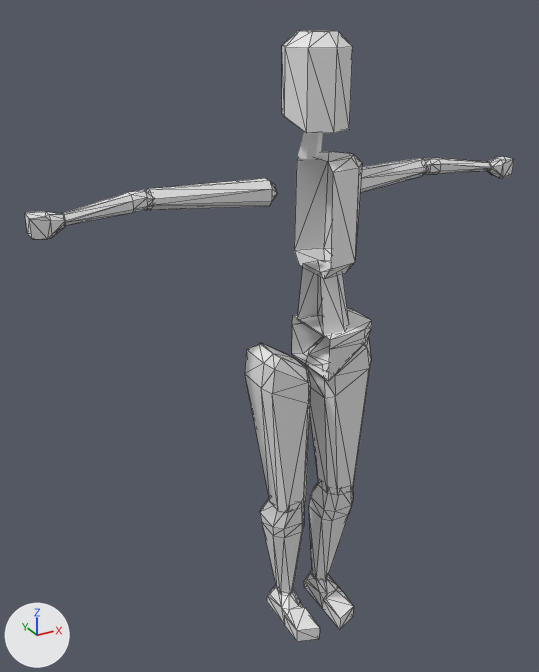
An edit to the glTF model template_psx_charter_2.0_godot_example/template_psx_charter.glb, drawn before and after from the same camera.
Before and after are seen from a 50 mm lens placed at (-1.18, -1.875, 2.08), pointed at (-0.108, 0.075, 1.105). Lighting does not change. The marker at lower left points along +X, +Y and +Z. Mesh edges are drawn as thin lines on the coarser meshes. Vertices at the same position are counted once.
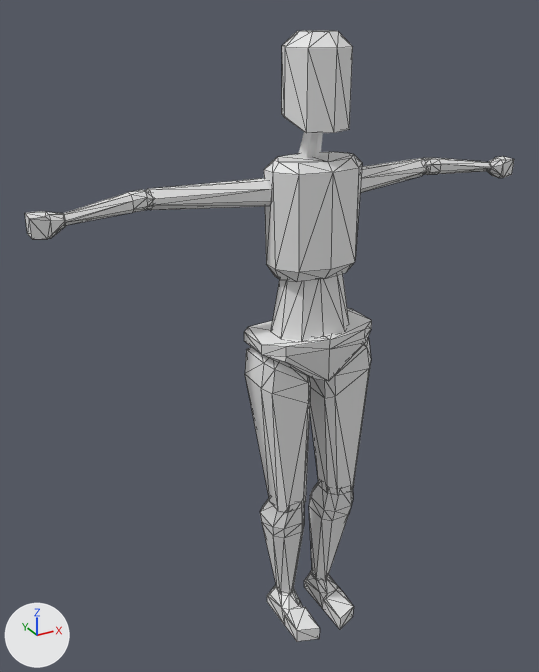
What changed in the scene script:
```text
Change me_cube_007:
    used by ob_cube_005; location = (0.0, 0.0, 1.529)
    remove me_cube_007.from_pydata(...)  # 24 vertices, 38 faces; spans x 0.0..0.153, y -0.107..0.107, z -0.2..0.151
    add me_cube_007.from_pydata(...)  # 40 vertices, 76 faces; spans x -0.153..0.153, y -0.107..0.107, z -0.2..0.151
    me_cube_007 part 1
    16 vertices are added at x -0.153..-0.088, y -0.088..0.088, z -0.2..0.151
    38 new faces join them
Change me_cube_005:
    used by ob_cube_003; location = (0.0, 0.0, 1.339)
    remove me_cube_005.from_pydata(...)  # 12 vertices, 18 faces; spans x 0.0..0.127, y -0.08..0.08, z -0.2..0.004
    add me_cube_005.from_pydata(...)  # 20 vertices, 36 faces; spans x -0.127..0.127, y -0.08..0.08, z -0.2..0.004
    me_cube_005 part 2
    8 vertices are added at x -0.127..-0.057, y -0.08..0.08, z -0.2..0.004
    18 new faces join them
Change me_cube_006:
    used by ob_cube_004; location = (0.0, 0.0, 1.0)
    remove me_cube_006.from_pydata(...)  # 18 vertices, 28 faces; spans x 0.0..0.204, y -0.118..0.112, z 0.001..0.143
    add me_cube_006.from_pydata(...)  # 30 vertices, 56 faces; spans x -0.204..0.204, y -0.118..0.112, z 0.001..0.143
    me_cube_006 part 3
    12 vertices are added at x -0.204..-0.034, y -0.099..0.094, z 0.001..0.143
    28 new faces join them
```

Changed parts and their boxes [x1, y1, x2, y2] in the pictures (539 x 672 px):
'Cube.005', reshaped (43% wider)
    before: [294, 152, 362, 279]
    after: [264, 152, 362, 282]
'Cube.004', reshaped (59% wider)
    before: [292, 308, 372, 381]
    after: [244, 308, 372, 381]
'Cube.003', reshaped
    before: [298, 260, 349, 337]
    after: [271, 274, 349, 340]
part 1 of me_cube_007, added
    after: [264, 154, 333, 282]
part 2 of me_cube_005, added
    after: [271, 279, 324, 340]
part 3 of me_cube_006, added
    after: [244, 321, 330, 381]
